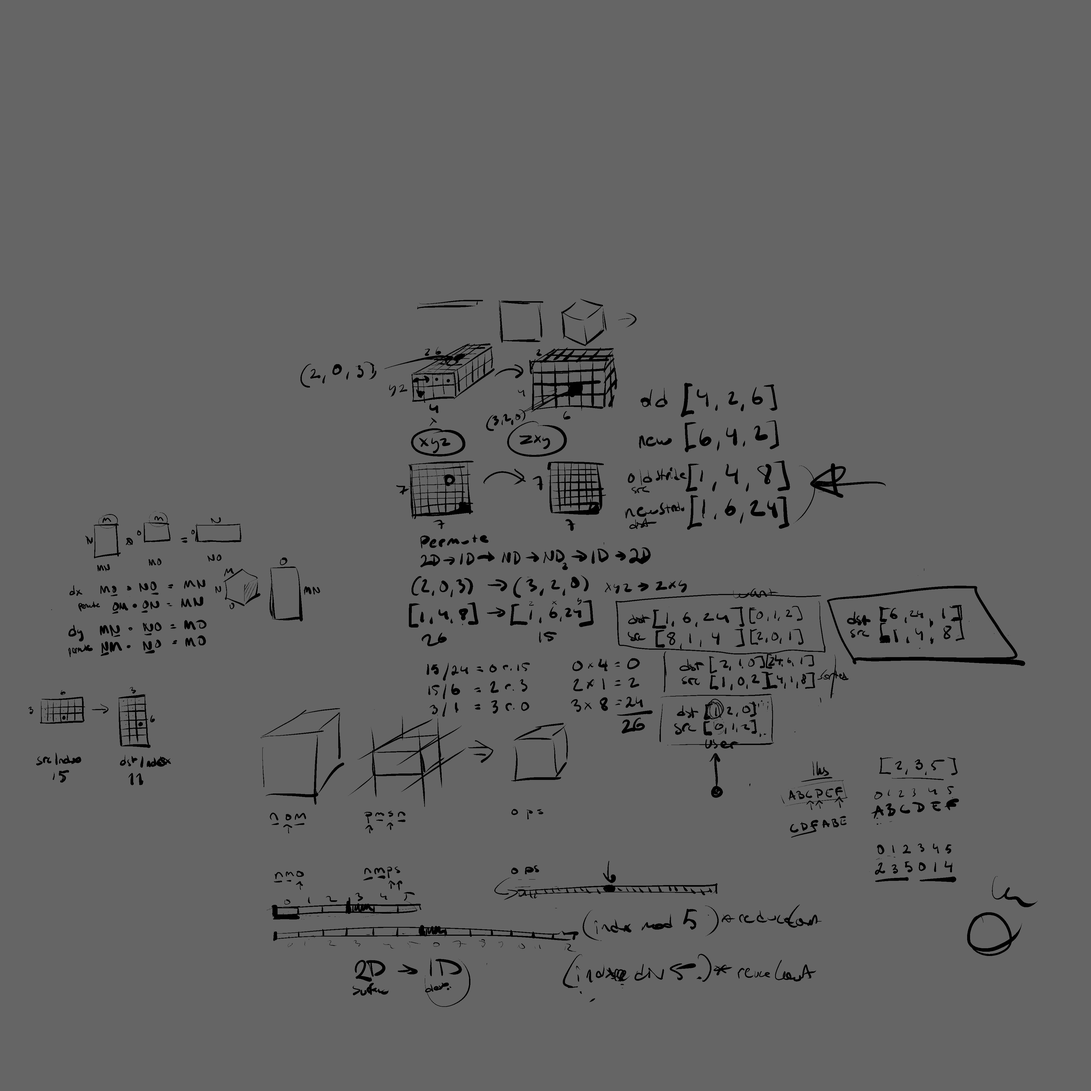
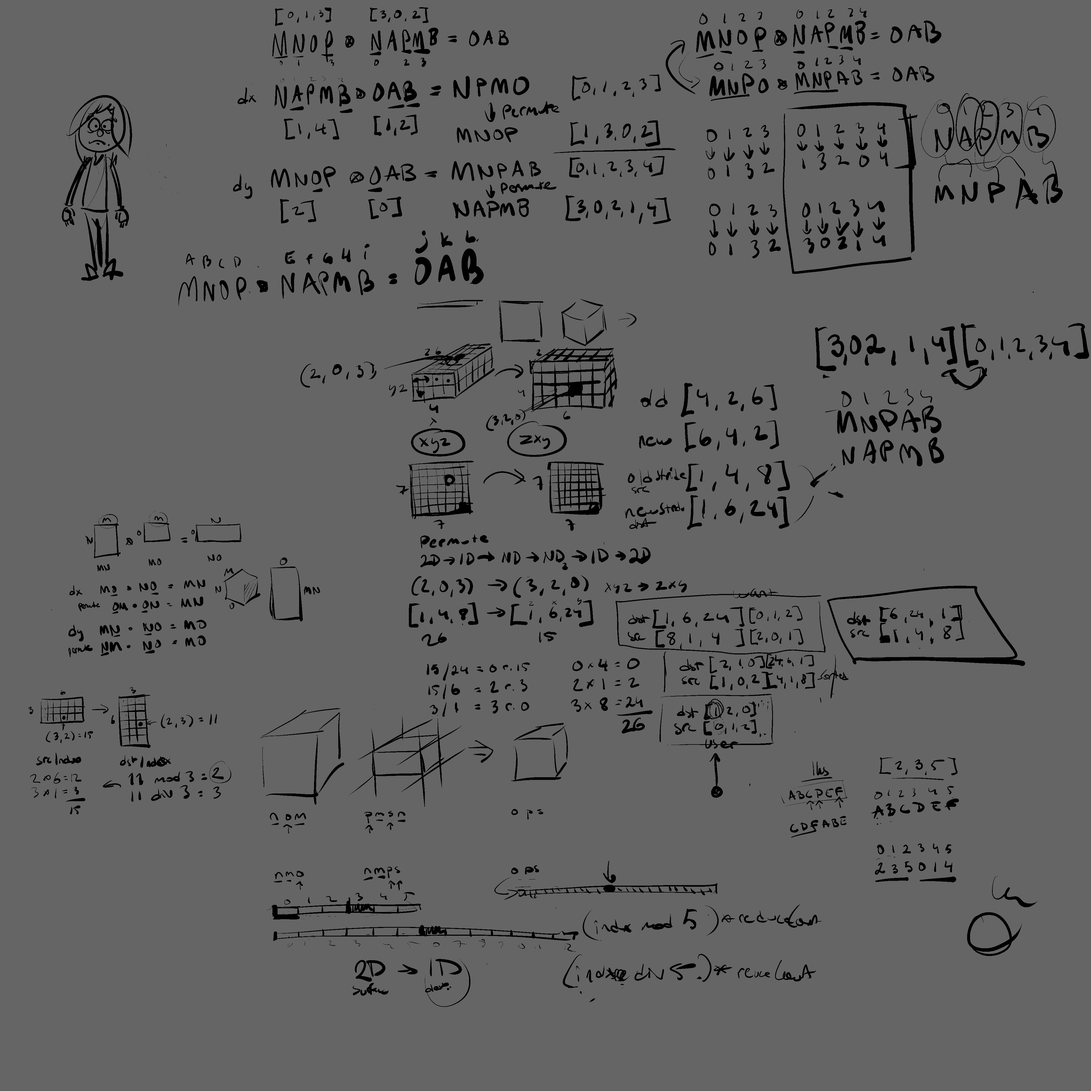
Two versions of the same layered image (1091px x 1091px). Layer-by-layer changes:
painted on "Paint Layer 17" over (30, 7, 1090, 815)
